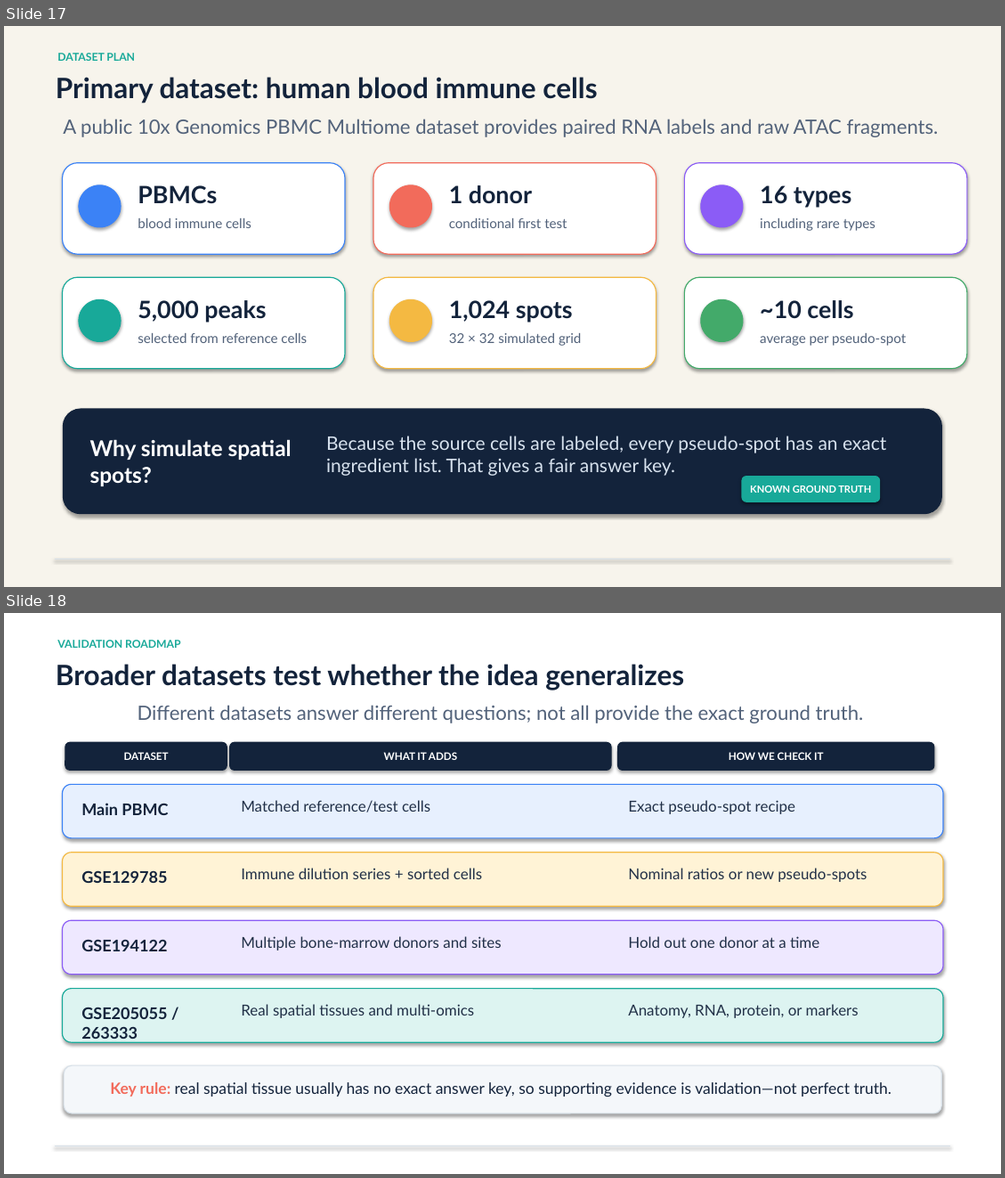
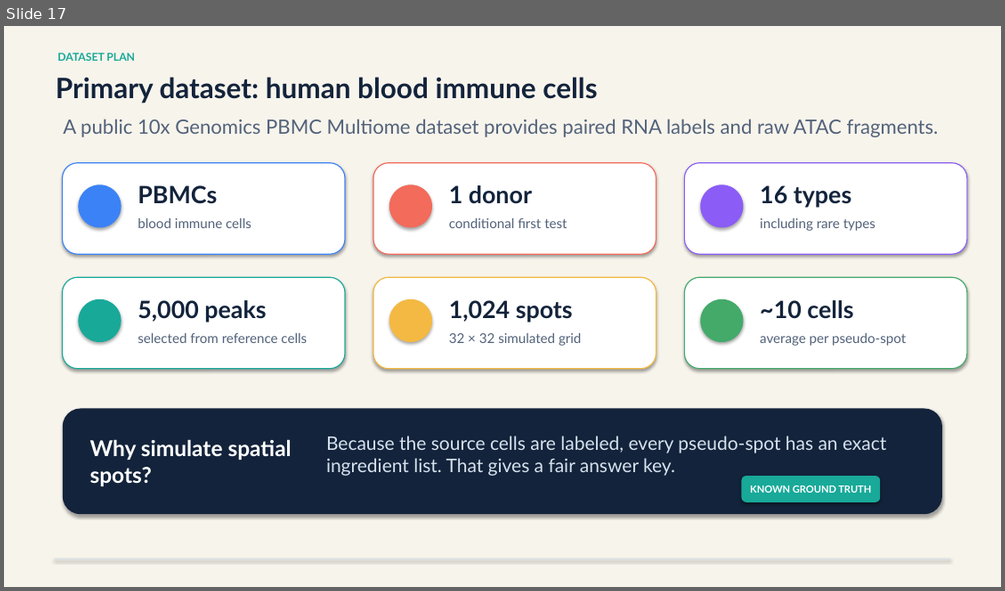
Before and after one commit to ericzhuang2010/deconvATAC, a slide deck: docs/ShapeMix/presentations/ShapeMix_High_School_Research_Deck.pptx. Shown one above the other, each under a label of ours: slides 17 and 18 before the commit, slide 17 after it. The pictures are 1005x1178 and 1005x591 pixels, drawn with LibreOffice and Linux fonts; fonts in the diff are those of the drawing. Boxes give left, top, right and bottom in pixels: in the first picture for what was removed or moved away, otherwise in the second. Text is boxed around its words. In the diff, an @@ line names an element or a change of style, - is before the commit and + after.

```diff
--- a/docs/ShapeMix/presentations/ShapeMix_High_School_Research_Deck.pptx
+++ b/docs/ShapeMix/presentations/ShapeMix_High_School_Research_Deck.pptx
@@ slide 18 removed at [4,613,1001,1174], background #FFFFFF @@
@@ text removed at [56,664,684,690] @@
-Broader datasets test whether the idea generalizes
@@ text removed at [57,640,180,648] @@
-VALIDATION ROADMAP
@@ text removed at [138,705,864,723] @@
-Different datasets answer different questions; not all provide the exact ground truth.
@@ rounded rectangle removed at [65,742,226,770] @@
-DATASET
@@ rounded rectangle removed at [230,742,611,770] @@
-WHAT IT ADDS
@@ rounded rectangle removed at [618,742,934,770] @@
-HOW WE CHECK IT
@@ rounded rectangle removed at [63,784,943,838] @@
@@ text removed at [81,803,168,815] @@
-Main PBMC
@@ text removed at [241,800,430,812] @@
-Matched reference/test cells
@@ text removed at [628,800,795,814] @@
-Exact pseudo-spot recipe
@@ rounded rectangle removed at [63,852,943,906] @@
@@ text removed at [81,870,167,883] @@
-GSE129785
@@ text removed at [241,868,482,879] @@
-Immune dilution series + sorted cells
@@ text removed at [628,868,866,882] @@
-Nominal ratios or new pseudo-spots
@@ rounded rectangle removed at [63,920,943,974] @@
@@ text removed at [81,939,167,951] @@
-GSE194122
@@ text removed at [241,936,502,950] @@
-Multiple bone-marrow donors and sites
@@ text removed at [628,936,819,948] @@
-Hold out one donor at a time
@@ rounded rectangle removed at [63,989,943,1042] @@
@@ text removed at [81,1006,167,1042] @@
-GSE205055 / 263333
@@ text removed at [241,1004,474,1018] @@
-Real spatial tissues and multi-omics
@@ text removed at [628,1004,858,1018] @@
-Anatomy, RNA, protein, or markers
@@ rounded rectangle removed at [64,1065,942,1113] @@
@@ text removed at [110,1082,891,1096] @@
-Key rule: real spatial tissue usually has no exact answer key, so supporting evidence is validation—not perfect truth.
@@ line removed from (55, 1146) to (950, 1146) @@
```
Also in this commit, not shown: 11 slides changed, 2 slides added, 3 other files.
